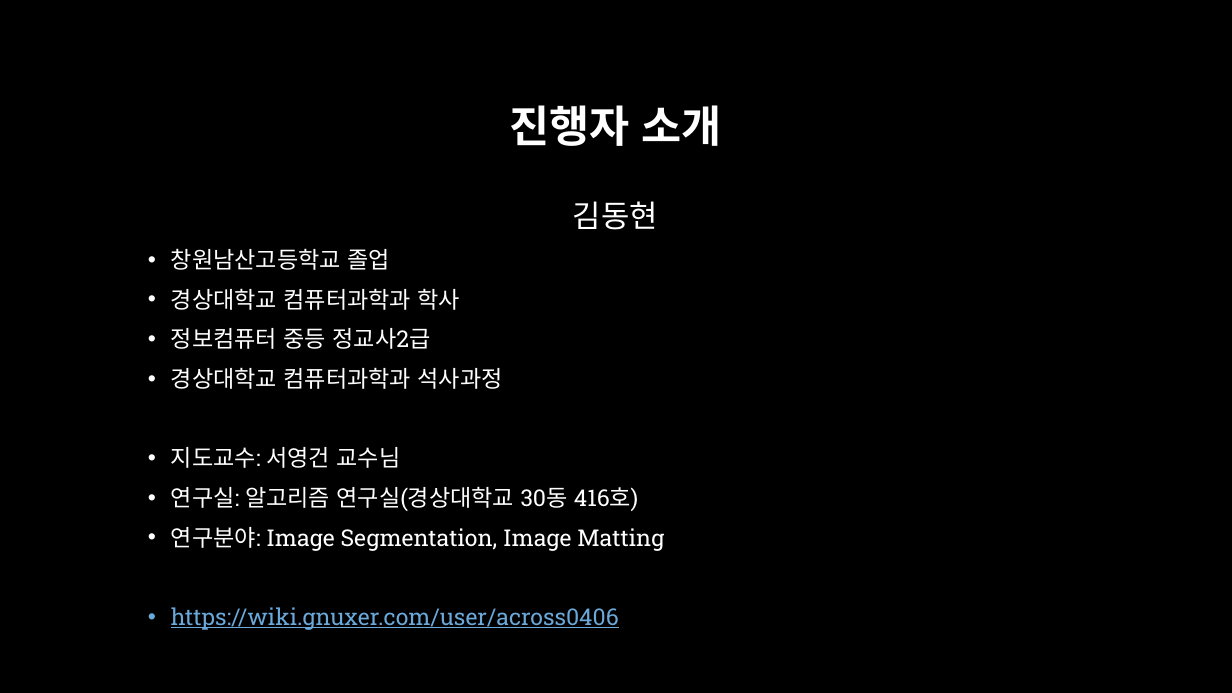
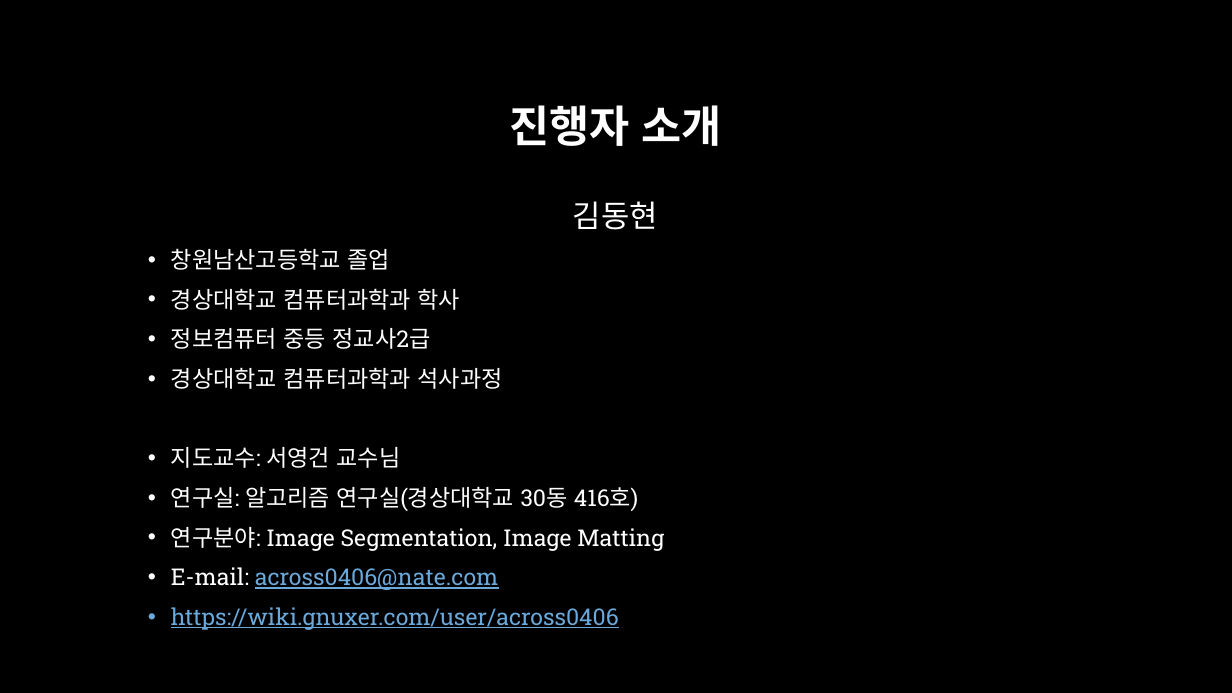
Before and after one commit to across0406/2017-GNU-Science-Camp-of-Computer-Science, a slide deck: slide 4 of ppt/GNU CS 과학캠프.pptx. Drawn at 1232x693 pixels with LibreOffice and Linux fonts; fonts in the diff are those of the drawing; background and template pictures are left out. Boxes give left, top, right and bottom in pixels: in the first picture for what was removed or moved away, otherwise in the second. Text is boxed around its words. In the diff, an @@ line names an element or a change of style, - is before the commit and + after.

```diff
--- a/ppt/GNU CS 과학캠프.pptx
+++ b/ppt/GNU CS 과학캠프.pptx
@@ text at (171,567,499,590): paragraph added @@
+  • E-mail: across0406@nate.com
```
Also in this commit, not shown: 1 other slide changed, 1 slide added, 6 other files.
